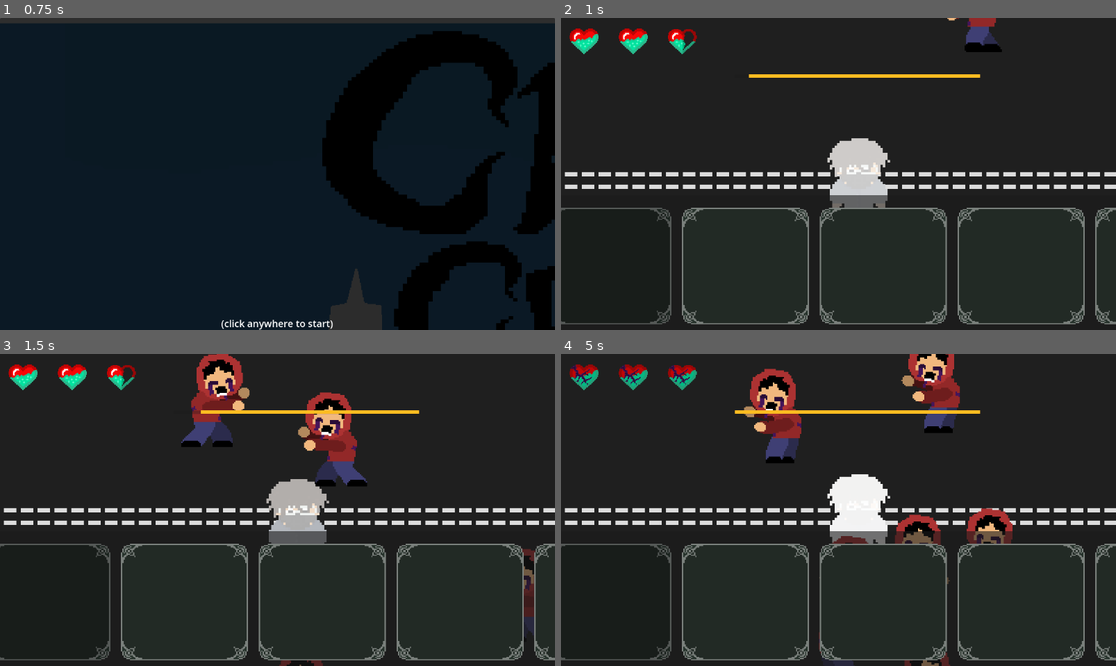
Above: before the commit, frames 1-4 (two rows, left to right).
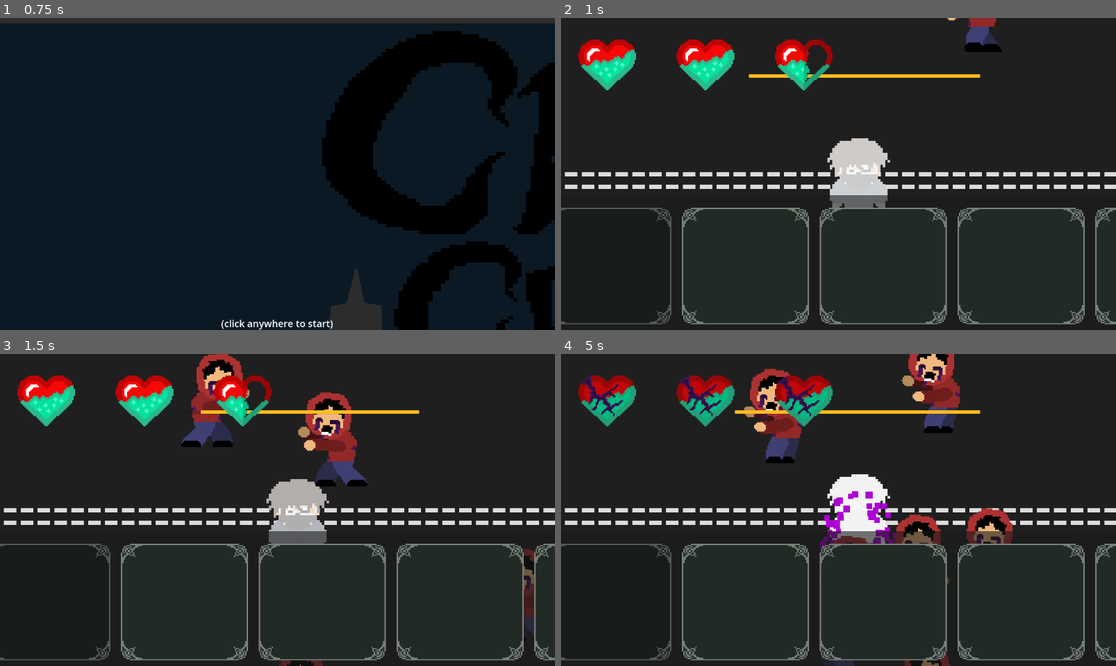
Above: after the commit, the same moments.

Repository: xern0/SleepyShrimpStudios-ChemicalCleanse
Game: Godot game, scene res://main_menu.tscn
Two runs of this game, one before a commit and one after it. Both use one fixed random seed, a clock stepped at 60 frames per second and the inputs below. The engine's default icon, where the game draws it, is replaced by a stand-in: a white triangle on a blue panel in a dark square.
Inputs (mouse positions are in pixels of both pictures, inside the frame that each line leads up to):
- Up to frame 1 (0.75 s): tap Enter at 0.5 s; move the mouse to (399, 158) at 0.52 s; hold Right (attack right) from 0.53 s (still down); hold Shift (run) from 0.53 s (still down); tap Space (roll) at 0.6 s; click (399, 158) at 0.67 s
- Up to frame 2 (1 s): keep holding Right (attack right); keep holding Shift (run)
- Up to frame 3 (1.5 s): release Right (attack right) at 1.25 s; release Shift (run) at 1.25 s; drag from (38, 600) to (294, 600) at 1.27 s
- Up to frame 4 (5 s): move the mouse to (738, 600) at 2.02 s; hold Right (attack right) 2.03-2.75 s; hold E (interact) 2.03-2.75 s; click (738, 600) at 2.17 s; tap Shift (run) at 2.3 s; drag from (877, 600) to (927, 528) at 2.77 s; drag from (1010, 600) to (927, 528) at 3.52 s; drag from (672, 463) to (927, 528) at 4.27 s

Frame 1 is identical in both runs. In frame 2, 3.9% of the frame differs, in the area x 1-49%, y 3-24%; in frame 3, 3.9%; in frame 4, 4.6%, in the area x 1-61%, y 3-63%.

Commit message:
most sounds and particles

Diff:
--- a/chemical-cleanse/character_body_2d.gd
+++ b/chemical-cleanse/character_body_2d.gd
@@ -15,10 +15,10 @@
 @export var stamina_regen: float = 20.0
 @export var run_cost: float = 50.0
 @export var roll_cost: float = 3000.0
-
 var current_stamina:float = 100.0
 @onready var stamina_bar: ProgressBar = $stamina_bar
 var cannot_roll: bool = false
+
 
 
 
@@ -66,13 +66,20 @@
 		$fred_anim.play("walk_down")
 	elif  velocity.is_zero_approx():
 		$fred_anim.play("idle")
-
+		$walkingfx.emitting = false
+
+	if velocity.length() > 0:
+		$walkingfx.emitting = true
 	stamina_bar.value = current_stamina
 
+
+	if Input.is_action_just_pressed("run"):
+		$sfx/runsfx.play()
 	if Input.is_action_pressed("run") and current_stamina > 0:
 		current_stamina -= run_cost * _delta
 		max_speed = run_speed
 	if Input.is_action_just_released("run"):
+		$sfx/runsfx.stop()
 		max_speed = normal_speed
 	else:
 		if current_stamina < max_stamina:
@@ -91,6 +98,7 @@
 			return
 		if $fred_Roll.is_playing():
 			return
+		$sfx/swingsfx.play()
 		$melee_attack_stuff/attack_down.visible = true
 		$melee_attack_stuff/attack_down.play("attack_down")
 		$melee_attack_stuff/workingenemyhitbox/CollisionShape2D.disabled = false
@@ -108,6 +116,7 @@
 			return
 		if $fred_Roll.is_playing():
 			return
+		$sfx/swingsfx.play()
 		$melee_attack_stuff/attack_up.visible = true
 		$melee_attack_stuff/attack_up.play("attack_up")
 		$melee_attack_stuff/workingenemyhitbox2/CollisionShape2Dup.disabled = false
@@ -125,6 +134,7 @@
 			return
 		if $fred_Roll.is_playing():
 			return
+		$sfx/swingsfx.play()
 		$melee_attack_stuff/attack_left.visible = true
 		$melee_attack_stuff/attack_left.play("attack_left")
 		$melee_attack_stuff/workingenemyhitbox4/CollisionShape2Dleft.disabled = false
@@ -142,6 +152,7 @@
 			return
 		if $fred_Roll.is_playing():
 			return
+		$sfx/swingsfx.play()
 		$melee_attack_stuff/attack_right.visible = true
 		$melee_attack_stuff/attack_right.play("attack_right")
 		$melee_attack_stuff/workingenemyhitbox3/CollisionShape2Dright.disabled = false
@@ -161,6 +172,7 @@
 			return
 		if $Death.is_playing():
 			return
+		$sfx/rollsfx.play()
 		current_stamina -= roll_cost * _delta
 		max_speed = roll_speed
 		get_node("timer").start()
@@ -191,6 +203,8 @@
 	#var knockback_direction = (enemy.global_position - global_position).normalized()
 	#enemy.apply_knockback(knockback_direction, 1750.0, 0.1)
 	print("kb")
+	$sfx/hurtsfx.play()
+	$playerhitfx.emitting = true
 	blinking.play("HurtBlink")
 	await get_tree().create_timer(0.75).timeout
 	blinking.play("RESET")
@@ -202,6 +216,8 @@
 	$Death.visible = true
 	$hurtbox/CollisionShape2D.set_deferred("disabled", true)
 	$Death.play("scary_death")
+	await get_tree().create_timer(0.45).timeout
+	$sfx/death.play()
 	await get_tree().create_timer(2.0).timeout
 	get_tree().reload_current_scene.call_deferred()
 
--- a/chemical-cleanse/enemy.gd
+++ b/chemical-cleanse/enemy.gd
@@ -9,6 +9,9 @@
 var knockback_timer: float = 0.0
 
 var speed=300
+
+func _ready() -> void:
+	$default.play()
 
 func _physics_process (_delta):
 	if knockback_timer > 0.0:
@@ -34,7 +37,11 @@
 	$cleansedenemy.visible = true
 	$hitbox.set_deferred("monitoring", false)
 	$CollisionShape2D.set_deferred("disabled", true)
+	$enemyhurtbox/CollisionShape2D.set_deferred("disabled", true)
 	speed = 0
+	$clean.play()
+	$default.stop()
+	$cleansedfx.emitting = true
 	await get_tree().create_timer(1.5).timeout
 	call_deferred("queue_free")
 
@@ -42,4 +49,8 @@
 	#stun using reused kb stuff
 	var stun = (global_position - global_position).normalized()
 	enemybody.apply_knockback(stun, 0.0, 0.2)
+	$hurt.play()
+	$mophit.play()
+	$hitfx.emitting = true
+
 	print("nmestun")
--- a/chemical-cleanse/enemyfix.tscn
+++ b/chemical-cleanse/enemyfix.tscn
@@ -1,10 +1,15 @@
-[gd_scene load_steps=19 format=3 uid="uid://dsng30rfn3opq"]
+[gd_scene load_steps=25 format=3 uid="uid://dsng30rfn3opq"]
 
 [ext_resource type="Script" uid="uid://xo1xulw1c8ud" path="res://enemy.gd" id="1_onc7e"]
 [ext_resource type="Texture2D" uid="uid://dsqkce6hpbwgf" path="res://assets/enemy.png" id="2_rq0fl"]
 [ext_resource type="Texture2D" uid="uid://dc7bwkynaapm8" path="res://assets/enemy_cleansed.png" id="3_87fxy"]
 [ext_resource type="PackedScene" uid="uid://ccjwqu5fdmb4i" path="res://hitbox.tscn" id="4_7ol1q"]
 [ext_resource type="PackedScene" uid="uid://b5fmha52dmajc" path="res://enemyhurtbox.tscn" id="5_fi2i0"]
+[ext_resource type="AudioStream" uid="uid://c8anigb025hb3" path="res://assets/sfx/enemysfxnew.mp3" id="6_7ol1q"]
+[ext_resource type="AudioStream" uid="uid://bsq87hrpp06p" path="res://assets/sfx/cleansedsfxnew.mp3" id="7_7ol1q"]
+[ext_resource type="AudioStream" uid="uid://sn3x3gf4cty1" path="res://assets/sfx/nmehurtsfx.wav" id="8_7ol1q"]
+[ext_resource type="AudioStream" uid="uid://dehhkf3oo3i28" path="res://assets/sfx/mophitsfx.mp3" id="9_fi2i0"]
+[ext_resource type="Texture2D" uid="uid://c1egstuxaw0c2" path="res://assets/cloud.png" id="10_weur0"]
 
 [sub_resource type="AtlasTexture" id="AtlasTexture_onc7e"]
 atlas = ExtResource("2_rq0fl")
@@ -88,6 +93,10 @@
 [sub_resource type="CapsuleShape2D" id="CapsuleShape2D_87fxy"]
 radius = 18.0
 height = 78.0
+
+[sub_resource type="Curve" id="Curve_fi2i0"]
+_data = [Vector2(0.017341048, 0.9935992), 0.0, 0.0, 0, 0, Vector2(1, 0), 0.0, 0.0, 0, 0]
+point_count = 2
 
 [node name="enemy" type="CharacterBody2D"]
 script = ExtResource("1_onc7e")
@@ -132,5 +141,64 @@
 position = Vector2(15, 3)
 shape = SubResource("CapsuleShape2D_87fxy")
 
+[node name="default" type="AudioStreamPlayer2D" parent="."]
+stream = ExtResource("6_7ol1q")
+volume_db = -7.069
+
+[node name="clean" type="AudioStreamPlayer2D" parent="."]
+stream = ExtResource("7_7ol1q")
+
+[node name="hurt" type="AudioStreamPlayer2D" parent="."]
+stream = ExtResource("8_7ol1q")
+volume_db = 5.554
+
+[node name="mophit" type="AudioStreamPlayer2D" parent="."]
+stream = ExtResource("9_fi2i0")
+volume_db = 1.515
+
+[node name="hitfx" type="CPUParticles2D" parent="."]
+position = Vector2(12, -13)
+emitting = false
+amount = 60
+lifetime = 1.08
+one_shot = true
+speed_scale = 4.63
+explosiveness = 1.0
+spread = 180.0
+gravity = Vector2(0, 0)
+initial_velocity_min = 50.0
+initial_velocity_max = 100.0
+scale_amount_min = 8.0
+scale_amount_max = 12.0
+scale_amount_curve = SubResource("Curve_fi2i0")
+color = Color(0, 0.9137255, 0.69411767, 0.99215686)
+
+[node name="cleansedfx" type="CPUParticles2D" parent="."]
+position = Vector2(8, -10)
+emitting = false
+amount = 150
+texture = ExtResource("10_weur0")
+lifetime = 2.67
+one_shot = true
+preprocess = 0.74
+speed_scale = 5.62
+explosiveness = 1.0
+emission_shape = 1
+emission_sphere_radius = 1.0
+spread = 180.0
+gravity = Vector2(0, 0)
+initial_velocity_min = 50.0
+initial_velocity_max = 100.0
+radial_accel_min = -71.13
+radial_accel_max = -32.99
+tangential_accel_min = -57.74
+tangential_accel_max = -39.18
+angle_min = -534.4
+angle_max = -311.8
+scale_amount_min = 1.5
+scale_amount_max = 3.0
+scale_amount_curve = SubResource("Curve_fi2i0")
+color = Color(0, 0.9137255, 0.69411767, 0.18431373)
+
 [connection signal="enemydied" from="enemyhurtbox" to="." method="_on_enemyhurtbox_enemydied"]
 [connection signal="enemyhurt" from="enemyhurtbox" to="." method="_on_enemyhurtbox_enemyhurt"]
--- a/chemical-cleanse/fred.tscn
+++ b/chemical-cleanse/fred.tscn
@@ -1,15 +1,28 @@
-[gd_scene load_steps=176 format=3 uid="uid://cyxnni35dh6b"]
+[gd_scene load_steps=185 format=3 uid="uid://cyxnni35dh6b"]
 
 [ext_resource type="Script" uid="uid://xsfsqachvkxv" path="res://character_body_2d.gd" id="1_6nlm4"]
+[ext_resource type="AudioStream" uid="uid://cjx28pk4bqmvx" path="res://assets/sfx/rollsfx.wav" id="2_2x2is"]
 [ext_resource type="Texture2D" uid="uid://bgt1chd7s20ps" path="res://assets/IdleAnimation-Sheet(v2).png" id="2_6nwiu"]
 [ext_resource type="Script" uid="uid://bihad2r1ahccw" path="res://stamina_bar.gd" id="2_dukst"]
 [ext_resource type="Texture2D" uid="uid://bex8uj27rb1t0" path="res://assets/CharacterDesign2-Sheet.png" id="2_nxjit"]
 [ext_resource type="Texture2D" uid="uid://db4x028l70fmq" path="res://assets/roll_anim.png" id="2_rl0ek"]
+[ext_resource type="AudioStream" uid="uid://b7yjhgtrg3vue" path="res://assets/sfx/runsfx.wav" id="3_2x2is"]
 [ext_resource type="PackedScene" uid="uid://k1pxhnymcnwl" path="res://hurtbox.tscn" id="4_bwymb"]
+[ext_resource type="AudioStream" uid="uid://c7v8dhjdceeyj" path="res://assets/sfx/mop_swingsfx.wav" id="4_d6bh6"]
 [ext_resource type="PackedScene" uid="uid://db4pb41obbrul" path="res://enemyhitbox.tscn" id="4_dw68t"]
 [ext_resource type="Texture2D" uid="uid://cdudli7k5jhf8" path="res://assets/mop-0001-Sheet.png" id="4_johly"]
 [ext_resource type="PackedScene" uid="uid://bqe0iglop35ik" path="res://Interact_ font.tscn" id="5_6nlm4"]
 [ext_resource type="Texture2D" uid="uid://bqv0k41mke2gr" path="res://assets/death(gorey).png" id="5_6nwiu"]
+[ext_resource type="AudioStream" uid="uid://by7c0rcqrmi20" path="res://assets/sfx/pleyer_hurtsfx.wav" id="5_saqdy"]
+[ext_resource type="AudioStream" uid="uid://dkko86gofpdku" path="res://assets/sfx/deathsfx.mp3" id="6_kh0wi"]
+[ext_resource type="Texture2D" uid="uid://c1egstuxaw0c2" path="res://assets/cloud.png" id="16_w8gxv"]
+
+[sub_resource type="Curve" id="Curve_w8gxv"]
+_data = [Vector2(0, 1), 0.0, 0.0, 0, 0, Vector2(1, 0), 0.0, 0.0, 0, 0]
+point_count = 2
+
+[sub_resource type="Gradient" id="Gradient_w8gxv"]
+colors = PackedColorArray(0.6784314, 0.6784314, 0.6784314, 1, 0.34117648, 0.34117648, 0.34117648, 0)
 
 [sub_resource type="AtlasTexture" id="AtlasTexture_8ceyx"]
 atlas = ExtResource("2_rl0ek")
@@ -1218,10 +1231,43 @@
 [sub_resource type="RectangleShape2D" id="RectangleShape2D_dw68t"]
 size = Vector2(201, 201)
 
+[sub_resource type="Curve" id="Curve_fi2i0"]
+_data = [Vector2(0.017341048, 0.9935992), 0.0, 0.0, 0, 0, Vector2(1, 0), 0.0, 0.0, 0, 0]
+point_count = 2
+
 [node name="fred" type="CharacterBody2D"]
 position = Vector2(69, 46)
 motion_mode = 1
 script = ExtResource("1_6nlm4")
+
+[node name="walkingfx" type="CPUParticles2D" parent="."]
+position = Vector2(24, 51)
+emitting = false
+amount = 10
+texture = ExtResource("16_w8gxv")
+gravity = Vector2(0, 0)
+scale_amount_max = 2.0
+scale_amount_curve = SubResource("Curve_w8gxv")
+color_ramp = SubResource("Gradient_w8gxv")
+
+[node name="sfx" type="Node2D" parent="."]
+
+[node name="rollsfx" type="AudioStreamPlayer2D" parent="sfx"]
+stream = ExtResource("2_2x2is")
+volume_db = 10.098
+
+[node name="runsfx" type="AudioStreamPlayer2D" parent="sfx"]
+stream = ExtResource("3_2x2is")
+volume_db = 7.42
+
+[node name="swingsfx" type="AudioStreamPlayer2D" parent="sfx"]
+stream = ExtResource("4_d6bh6")
+
+[node name="hurtsfx" type="AudioStreamPlayer2D" parent="sfx"]
+stream = ExtResource("5_saqdy")
+
+[node name="death" type="AudioStreamPlayer2D" parent="sfx"]
+stream = ExtResource("6_kh0wi")
 
 [node name="stamina_bar" type="ProgressBar" parent="."]
 z_index = 4
@@ -1372,6 +1418,23 @@
 [node name="Camera2D" type="Camera2D" parent="."]
 zoom = Vector2(1.75, 1.75)
 
+[node name="playerhitfx" type="CPUParticles2D" parent="."]
+position = Vector2(23, 26)
+emitting = false
+amount = 60
+lifetime = 1.08
+one_shot = true
+speed_scale = 4.63
+explosiveness = 1.0
+spread = 180.0
+gravity = Vector2(0, 0)
+initial_velocity_min = 50.0
+initial_velocity_max = 100.0
+scale_amount_min = 8.0
+scale_amount_max = 12.0
+scale_amount_curve = SubResource("Curve_fi2i0")
+color = Color(0.67457163, 0.0015423017, 0.8319771, 1)
+
 [connection signal="timeout" from="timer" to="." method="_on_timer_timeout"]
 [connection signal="area_entered" from="melee_attack_stuff/workingenemyhitbox" to="enemyhitbox" method="_on_area_entered"]
 [connection signal="area_entered" from="melee_attack_stuff/workingenemyhitbox2" to="enemyhitbox" method="_on_area_entered"]
--- a/chemical-cleanse/hurtbox.tscn
+++ b/chemical-cleanse/hurtbox.tscn
@@ -8,6 +8,8 @@
 script = ExtResource("1_id7pq")
 
 [node name="health ui fix" type="CanvasLayer" parent="."]
+scale = Vector2(2, 2)
+transform = Transform2D(2, 0, 0, 2, 0, 0)
 script = ExtResource("2_7aq2l")
 
 [node name="hearts" type="HBoxContainer" parent="health ui fix"]
--- a/chemical-cleanse/test_lvl.gd
+++ b/chemical-cleanse/test_lvl.gd
@@ -2,7 +2,8 @@
 
 
 # Called when the node enters the scene tree for the first time.
-#func _ready() -> void:
+func _ready() -> void:
+	$bgm1.play()
 	#$"heart ui".set_player(player)
 
 
--- a/chemical-cleanse/test_lvl.tscn
+++ b/chemical-cleanse/test_lvl.tscn
@@ -1,9 +1,10 @@
-[gd_scene load_steps=5 format=3 uid="uid://rnx47ahwjxvk"]
+[gd_scene load_steps=6 format=3 uid="uid://rnx47ahwjxvk"]
 
 [ext_resource type="Script" uid="uid://dm0c40x240oeq" path="res://test_lvl.gd" id="1_5kssm"]
 [ext_resource type="PackedScene" uid="uid://cyxnni35dh6b" path="res://fred.tscn" id="1_hpnwk"]
 [ext_resource type="PackedScene" uid="uid://dsng30rfn3opq" path="res://enemyfix.tscn" id="2_hpnwk"]
 [ext_resource type="PackedScene" uid="uid://b6l7mm3a1n1tl" path="res://tile_map.tscn" id="4_5kssm"]
+[ext_resource type="AudioStream" uid="uid://dn4rte3cda0a4" path="res://assets/sfx/bgm1.mp3" id="5_uh4n2"]
 
 [node name="test_lvl" type="Node2D"]
 script = ExtResource("1_5kssm")
@@ -22,3 +23,7 @@
 
 [node name="enemy4" parent="." instance=ExtResource("2_hpnwk")]
 position = Vector2(1789, -47)
+
+[node name="bgm1" type="AudioStreamPlayer2D" parent="."]
+stream = ExtResource("5_uh4n2")
+volume_db = 4.039
Binary file added: chemical-cleanse/assets/cloud.png
Not shown, added: chemical-cleanse/assets/cloud.png.import
Not shown, added: chemical-cleanse/assets/sfx/bgm1.mp3.import
Not shown, added: chemical-cleanse/assets/sfx/cleansedsfx.mp3.import
Not shown, added: chemical-cleanse/assets/sfx/cleansedsfxnew.mp3.import
Not shown, added: chemical-cleanse/assets/sfx/deathsfx.mp3.import
Not shown, added: chemical-cleanse/assets/sfx/enemysfx.mp3.import
Not shown, added: chemical-cleanse/assets/sfx/enemysfxnew.mp3.import
Not shown, added: chemical-cleanse/assets/sfx/mop_swingsfx.wav.import
Not shown, added: chemical-cleanse/assets/sfx/mophitsfx.mp3.import
Not shown, added: chemical-cleanse/assets/sfx/nmehurtsfx.wav.import
Not shown, added: chemical-cleanse/assets/sfx/pleyer_hurtsfx.wav.import
(and 14 more such lines)
